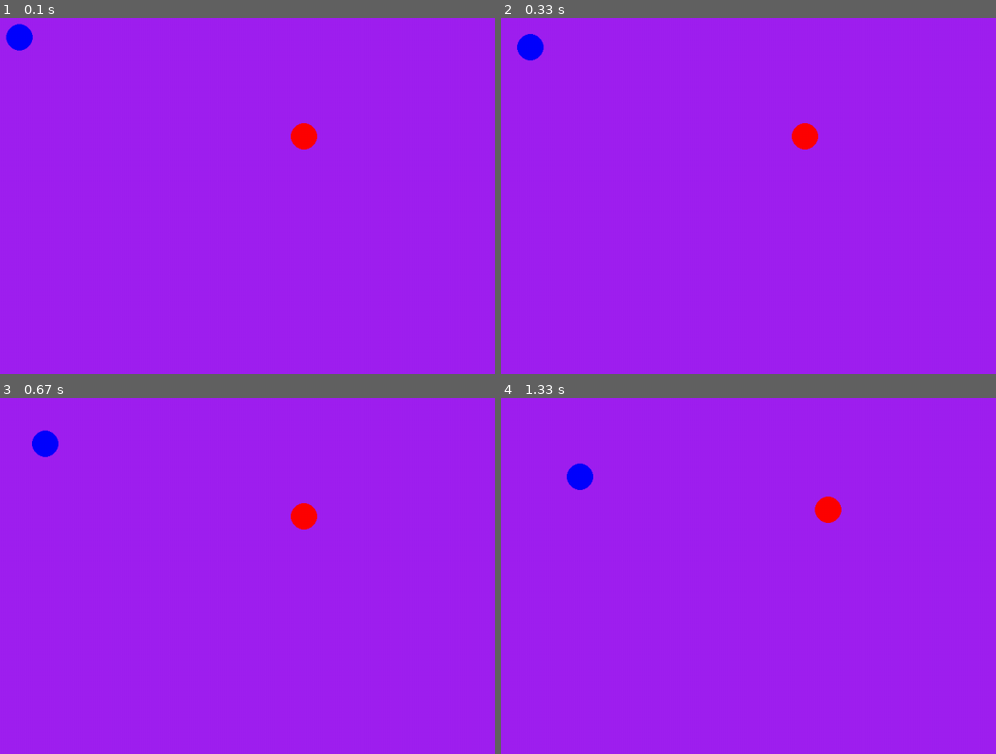
Above: before the commit, frames 1-4 (two rows, left to right).
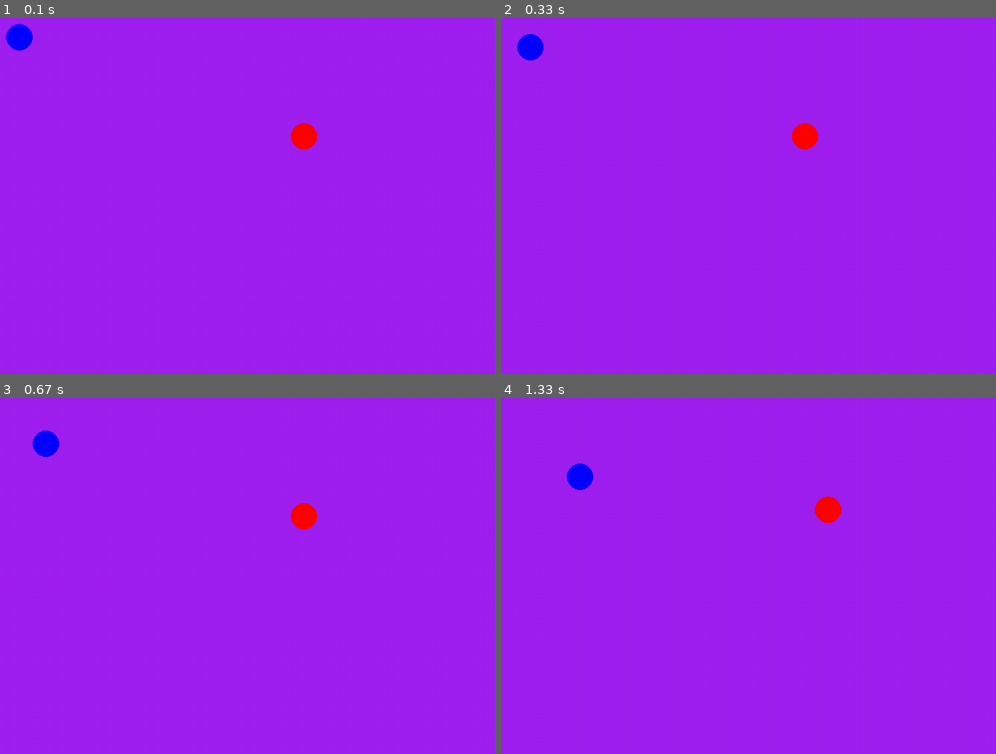
Above: after the commit, the same moments.

Repository: yaunghein/python3_game
Game: pygame game, started from main.py
Two runs of this game, one before a commit and one after it. Both use one fixed random seed, a clock stepped at 60 frames per second and the inputs below.
Inputs (mouse positions are in pixels of both pictures, inside the frame that each line leads up to):
- Up to frame 1 (0.1 s): no input
- Up to frame 2 (0.33 s): no input
- Up to frame 3 (0.67 s): click (301, 515) at 0.42 s
- Up to frame 4 (1.33 s): hold D 0.67-1.13 s; move the mouse to (773, 536) at 0.7 s; hold W from 1.17 s (still down)

Frames 1-2 are identical in both runs. In frame 3, less than 0.1% of the frame differs, in the area x 6-12%, y 8-17%; in frame 4, nothing differs.

Commit message:
remove npc with collide and create multiple npcs on mouse press

Diff:
--- a/game_engine.py
+++ b/game_engine.py
@@ -1,10 +1,9 @@
-import time
-import math
 import pygame
 from pygame import Vector2
+import random
 
 from characters import Character
-from utils import GameField
+from characters import NPC
 
 
 class GameEngine:
@@ -17,31 +16,41 @@
         self.clock = pygame.time.Clock()
 
     def update_state(self, keys):
-        for i in range(len(self.npcs)):
-            self.npcs[i].move()
+        for npc in self.npcs:
+            npc.move()
 
         self.player.move(keys[pygame.K_a], keys[pygame.K_d],
                          keys[pygame.K_w], keys[pygame.K_s])
 
-        bottom_left = Vector2(self.game_field.x_min, self.game_field.y_min)
-        bottom_right = Vector2(self.game_field.x_max, self.game_field.y_min)
-        top_right = Vector2(self.game_field.x_max, self.game_field.y_max)
-        top_left = Vector2(self.game_field.x_min, self.game_field.y_max)
+        walls = [
+            (Vector2(self.game_field.x_min, self.game_field.y_min),
+             Vector2(self.game_field.x_max, self.game_field.y_min)),
+            (Vector2(self.game_field.x_max, self.game_field.y_min),
+             Vector2(self.game_field.x_max, self.game_field.y_max)),
+            (Vector2(self.game_field.x_max, self.game_field.y_max),
+             Vector2(self.game_field.x_min, self.game_field.y_max)),
+            (Vector2(self.game_field.x_min, self.game_field.y_max),
+             Vector2(self.game_field.x_min, self.game_field.y_min))
+        ]
 
-        walls = [(bottom_left, bottom_right), (bottom_right, top_right),
-                 (top_right, top_left), (top_left, bottom_left)]
+        npcs_to_remove = set()
 
         ITER = 10
         for _ in range(ITER):
             for i in range(len(self.npcs)):
-                self.handle_collision(self.player, self.npcs[i])
-                for j in range(i, len(self.npcs)):
+                delta = self.player.pos - self.npcs[i].pos
+                if delta.length() < (self.player.radius + self.npcs[i].radius):
+                    npcs_to_remove.add(self.npcs[i])
+
+                for j in range(i + 1, len(self.npcs)):
                     self.handle_collision(self.npcs[i], self.npcs[j])
 
             for wall_a, wall_b in walls:
                 self.handle_wall_collision(self.player, wall_a, wall_b)
-                for i in range(len(self.npcs)):
-                    self.handle_wall_collision(self.npcs[i], wall_a, wall_b)
+                for npc in self.npcs:
+                    self.handle_wall_collision(npc, wall_a, wall_b)
+
+        self.npcs = [npc for npc in self.npcs if npc not in npcs_to_remove]
 
         if keys[pygame.K_q]:
             self.running = False
@@ -144,20 +153,22 @@
 
         self.graph_engine.show_frame()
 
-    # def subscribe_events(self):
-
     def run_game(self):
         self.running = True
-
         while self.running:
             for event in pygame.event.get():
                 if event.type == pygame.QUIT:
                     self.running = False
 
+                if event.type == pygame.MOUSEBUTTONDOWN:
+                    mx, my = pygame.mouse.get_pos()
+                    from characters import NPC
+                    for _ in range(5):
+                        vx = random.uniform(5, 15)
+                        vy = random.uniform(5, 15)
+                        self.npcs.append(NPC(mx, my, vx, vy, radius=20))
+
             keys = pygame.key.get_pressed()
             self.update_state(keys)
             self.render_state()
-            pygame.display.flip()
-
-            # time.sleep(1 / self.fps)
             self.clock.tick(self.fps)
